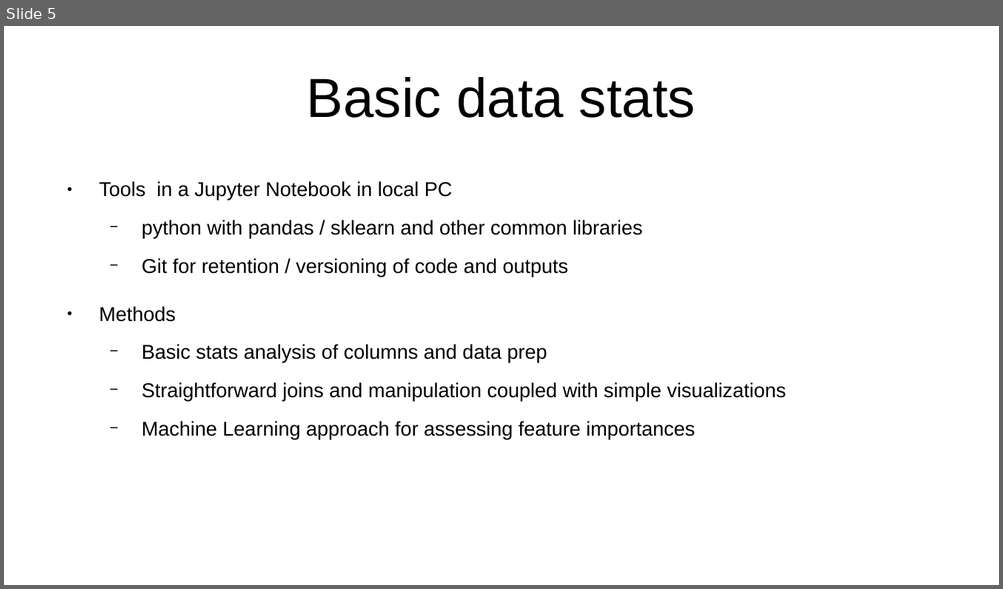
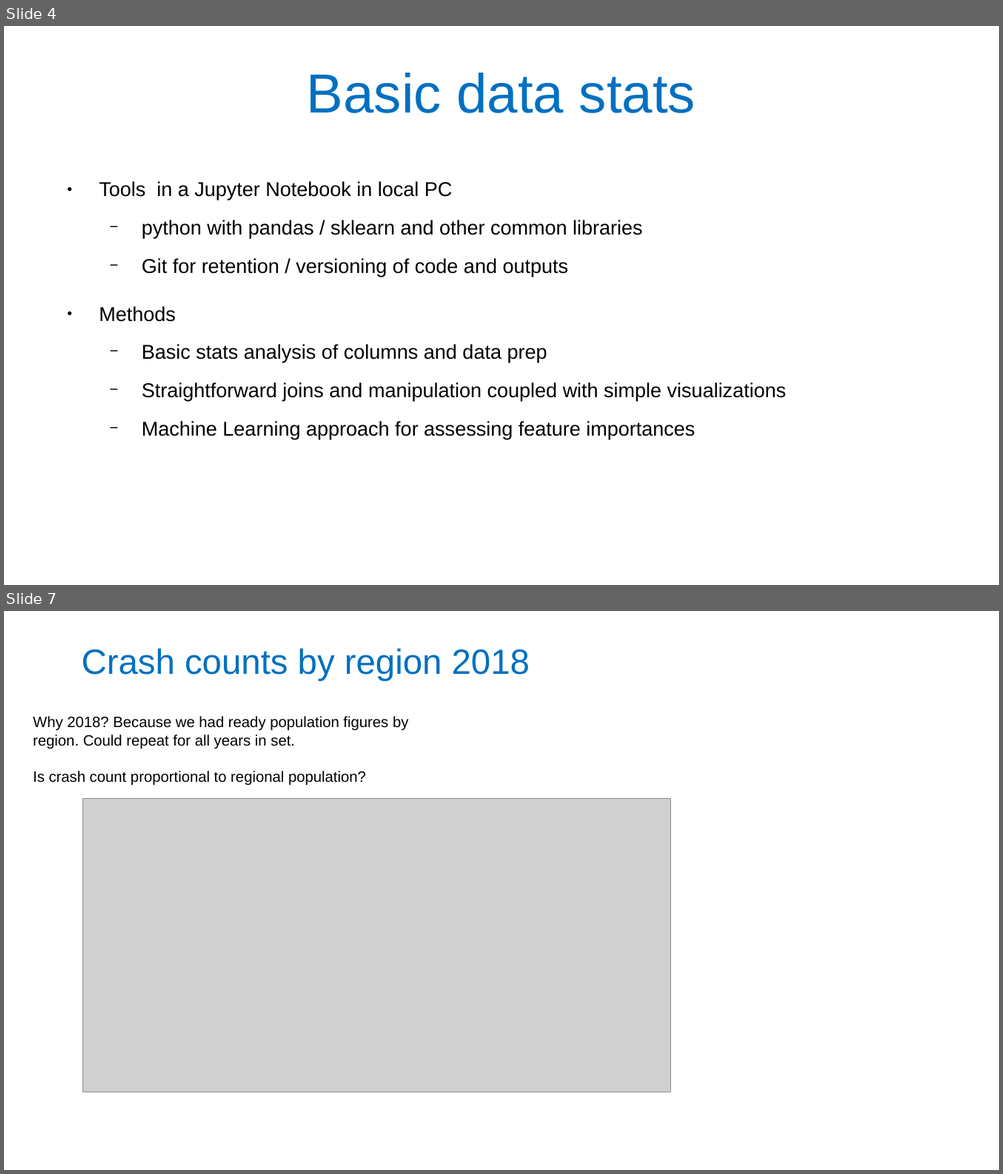
Before and after one commit to melancurion/Traffic_Data_Study, a slide deck: presentation/Traffic_Data_Study.pptx. Shown one above the other, each under a label of ours: slide 5 before the commit, slides 4 and 7 after it; the slides between them are not shown. The pictures are 1003x589 and 1003x1174 pixels, drawn with LibreOffice and Linux fonts; fonts in the diff are those of the drawing; grey boxes stand for pictures. Boxes give left, top, right and bottom in pixels: in the first picture for what was removed or moved away, otherwise in the second. Text is boxed around its words. In the diff, an @@ line names an element or a change of style, - is before the commit and + after.

```diff
--- a/presentation/Traffic_Data_Study.pptx
+++ b/presentation/Traffic_Data_Study.pptx
@@ slide 7 added at (4, 611, 999, 1170), background #FFFFFF @@
@@ title added at (82, 648, 529, 681), 28 pt, text #0070C0 @@
+Crash counts by region 2018
@@ text added at (33, 716, 408, 786), 12 pt, text #000000 @@
+Why 2018? Because we had ready population figures by region. Could repeat for all years in set.
+Is crash count proportional to regional population?
@@ picture added at (83, 799, 671, 1092) @@
@@ what was slide 5 is now slide 4 @@
@@ slide 4 changed as well @@
@@ title "Basic data stats" at (307, 73, 695, 113): text colour #000000 to #0070C0; line spacing 1 to 0.9 @@
```
Also in this commit, not shown: 3 other slides changed, 11 other slides added, 1 slide removed, 4 other files.
